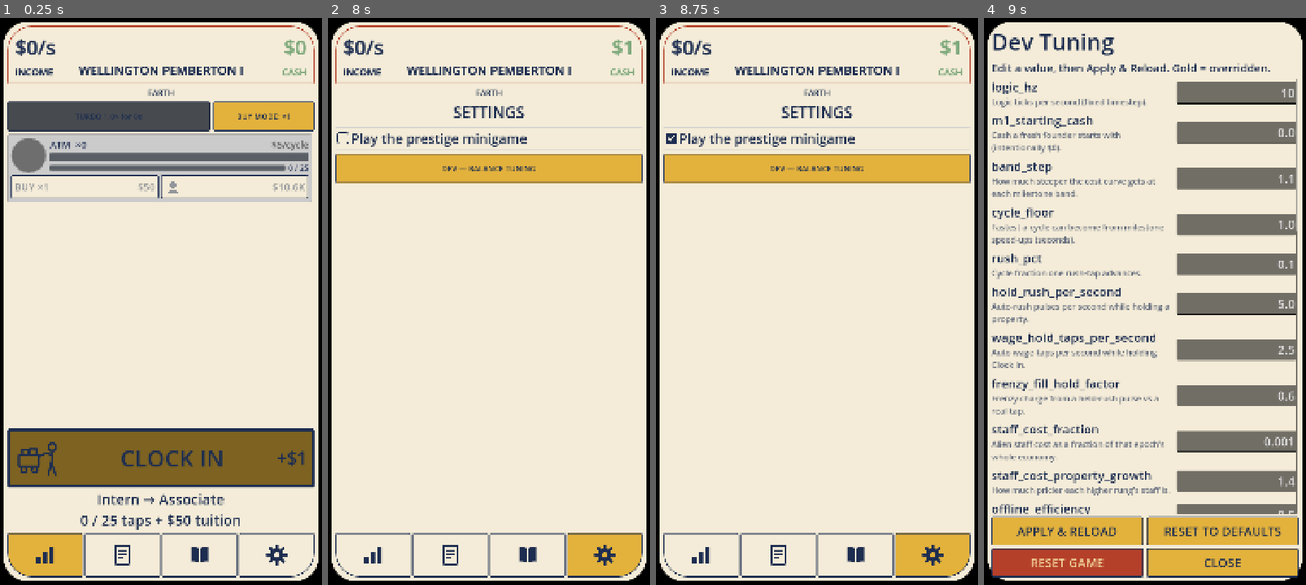
Above: before the commit, frames 1-4 (left to right).
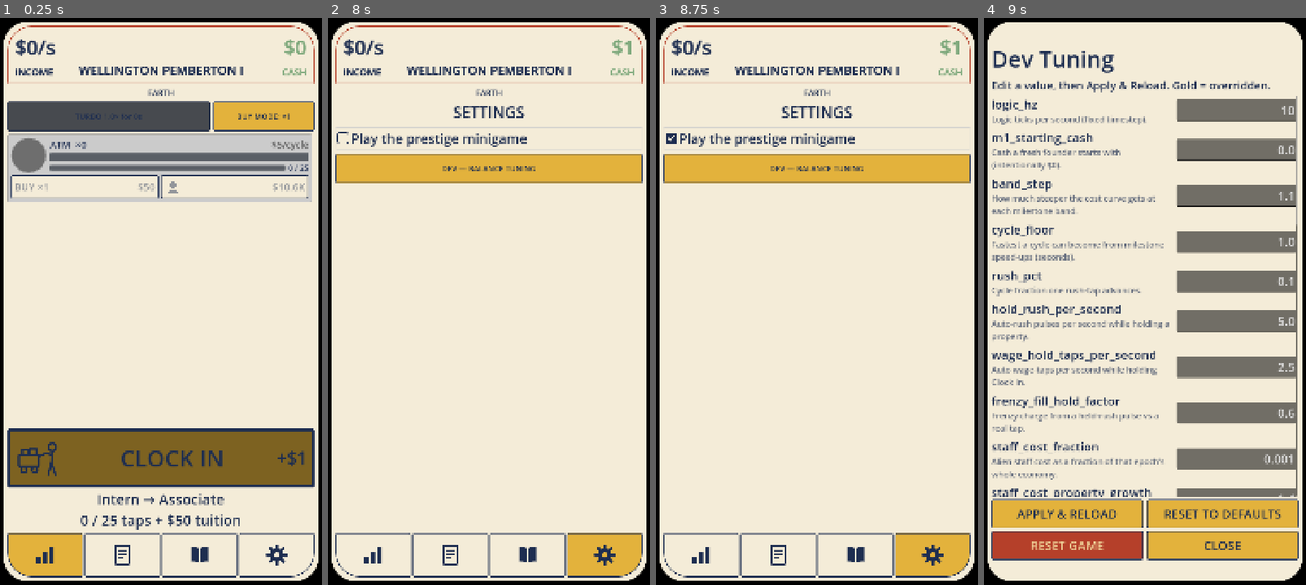
Above: after the commit, the same moments.

Repository: TimGoergen/american-tycoon
Game: Godot game, scene res://Main.tscn
Same seed, same stepped clock (60 frames per second), same inputs: the game is played once before the commit and once after it.
Inputs (mouse positions are in pixels of both pictures, inside the frame that each line leads up to):
- Up to frame 1 (0.25 s): no input
- Up to frame 2 (8 s): click "BUY MODE: ×1" at 0.5 s; click "BUY MODE: ×10" at 1.25 s; click "BUY MODE: ×100" at 2 s; click "BUY MODE: MAX" at 2.75 s; click (489, 460) at 3.5 s; click (373, 556) at 4.27 s; click (450, 556) at 5.02 s; click (527, 556) at 5.77 s; click (604, 556) at 6.52 s; click "Play the prestige minigame" at 7.25 s
- Up to frame 3 (8.75 s): click "Play the prestige minigame" at 8 s
- Up to frame 4 (9 s): click "DEV — BALANCE TUNING" at 8.75 s

Frames 1-3 are identical in both runs. In frame 4, 45% of the frame differs, in the area x 2-98%, y 2-99%.

Commit message:
ui: dev panel — title down from top, buttons up from bottom, shorter list
Added equal vertical spacers above the title and below the footer buttons; the expanding
constant list shrinks to fit (Tim, 2026-06-22).

Co-Authored-By: Claude Opus 4.8 <noreply@anthropic.com>

Diff:
--- a/game/scripts/ui/DevTuningPanel.gd
+++ b/game/scripts/ui/DevTuningPanel.gd
@@ -54,6 +54,10 @@
 const VALUE_COLUMN_WIDTH := 400
 ## Minimum height (px) of a value editor — a comfortable thumb target.
 const VALUE_HEIGHT := 72
+
+## Vertical breathing room above the title and below the footer buttons (Tim, 2026-06-22):
+## pulls both in from the screen edges. The scrollable list (which expands) shrinks to fit.
+const EDGE_SPACE := 48
 
 ## One concise, plain-language description per tuning constant, shown beneath its
 ## name so the panel is legible without cross-referencing TuningConfig.gd. Keyed by
@@ -134,6 +138,11 @@
 	column.add_theme_constant_override("separation", 10)
 	viewing_area.add_child(column)
 
+	# Push the title down from the top edge (the scroll list below shrinks to fill the rest).
+	var top_space := Control.new()
+	top_space.custom_minimum_size = Vector2(0, EDGE_SPACE)
+	column.add_child(top_space)
+
 	var title := Label.new()
 	title.text = "Dev Tuning"
 	title.add_theme_color_override("font_color", UiPalette.NAVY)
@@ -186,6 +195,11 @@
 	var close_button := _make_button("CLOSE", false)
 	close_button.pressed.connect(_on_close_pressed)
 	bottom_buttons.add_child(close_button)
+
+	# Lift the footer buttons up off the bottom edge (the scroll list shrinks to make room).
+	var bottom_space := Control.new()
+	bottom_space.custom_minimum_size = Vector2(0, EDGE_SPACE)
+	column.add_child(bottom_space)
 
 
 ## A footer button sized for thumbs (UI notes §1), expanding to share its row.
